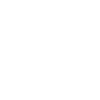
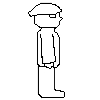
Layers edited between the first and the second 100×100 image:
renamed "Background" to "guides", hid it, painted on it over (27, 2, 66, 99)
added layer "head" over (27, 2, 66, 99)
